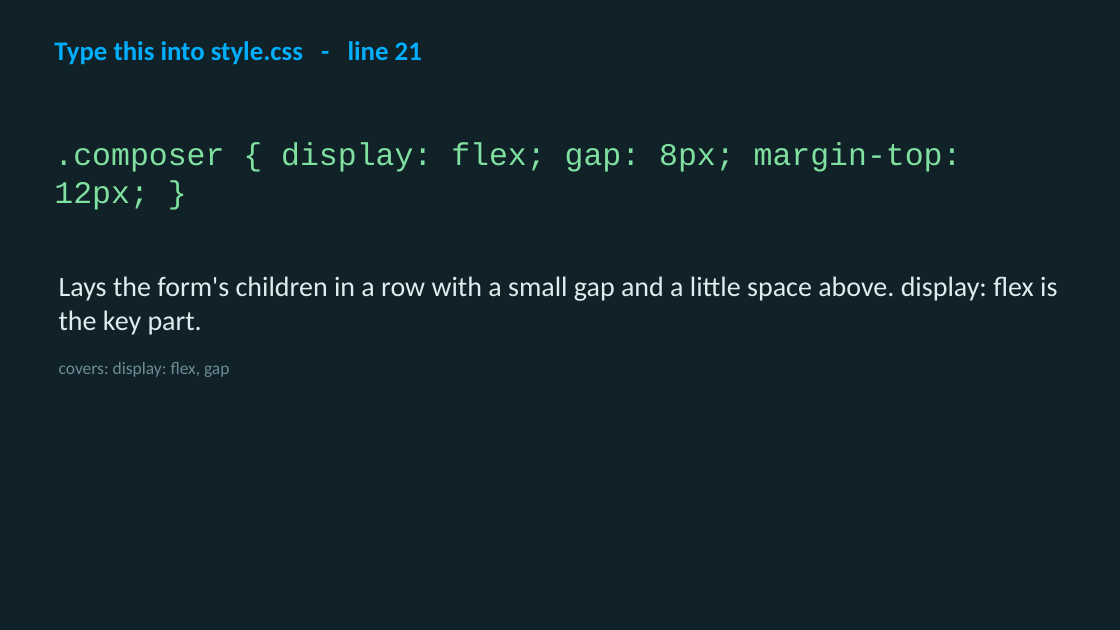
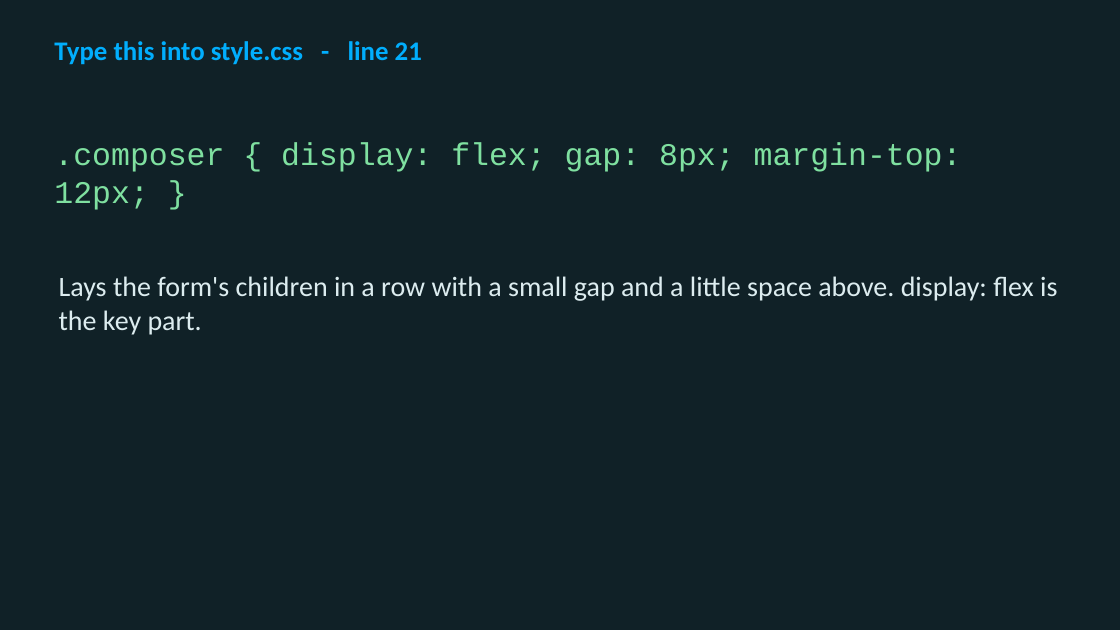
Before and after one commit to utgapps/utgapps.github.io, a slide deck: slide 60 of ai101/slides/week-01.pptx. Drawn at 1120x630 pixels with LibreOffice and Linux fonts; fonts in the diff are those of the drawing. Boxes give left, top, right and bottom in pixels: in the first picture for what was removed or moved away, otherwise in the second. Text is boxed around its words. In the diff, an @@ line names an element or a change of style, - is before the commit and + after.

```diff
--- a/ai101/slides/week-01.pptx
+++ b/ai101/slides/week-01.pptx
@@ text at <box>59,362,229,377</box>: paragraph removed @@
-covers: display: flex, gap
```
Also in this commit, not shown: 47 other slides changed, 16 other files.
